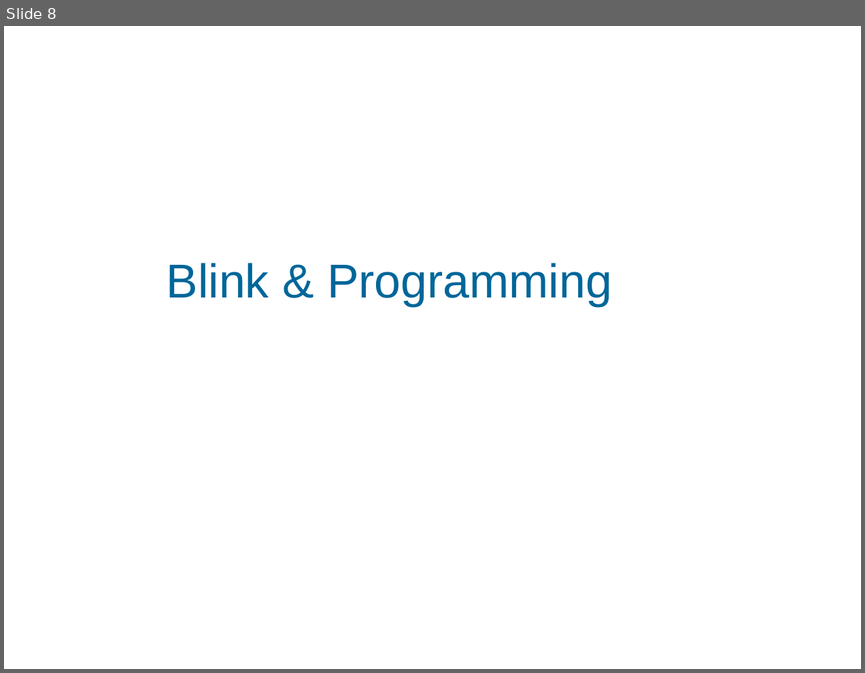
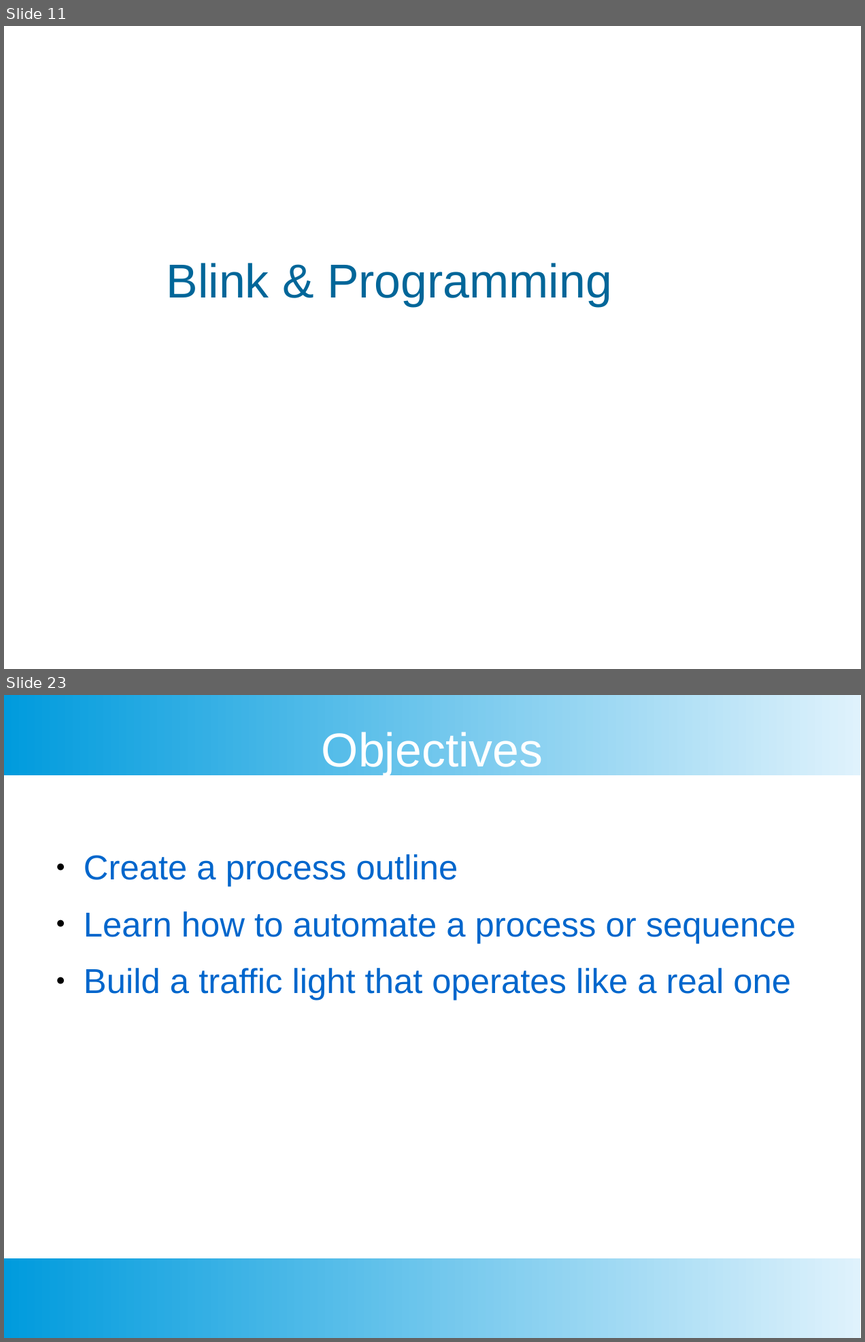
Before and after one commit to Casual-Endvrs/Arduino-101-Manual, a slide deck: 1 - LED/1-class_presentation.odp. Shown one above the other, each under a label of ours: slide 8 before the commit, slides 11 and 23 after it; the slides between them are not shown. The pictures are 865x673 and 865x1342 pixels, drawn with LibreOffice and Linux fonts; fonts in the diff are those of the drawing; background and template pictures are left out. Boxes give left, top, right and bottom in pixels: in the first picture for what was removed or moved away, otherwise in the second. Text is boxed around its words. In the diff, an @@ line names an element or a change of style, - is before the commit and + after.

```diff
--- a/1 - LED/1-class_presentation.odp
+++ b/1 - LED/1-class_presentation.odp
@@ slide 23 added at <box>4,695,861,1338</box>, background #FFFFFF @@
@@ rectangle added at <box>4,695,861,775</box>, fill gradient #DFF2FC to #009BDD @@
@@ title added at <box>322,728,543,775</box>, 44 pt, text #FFFFFF @@
+Objectives
@@ text added at <box>84,854,796,1000</box>, 32 pt, text #0066CC @@
+● Create a process outline
+● Learn how to automate a process or sequence
+● Build a traffic light that operates like a real one
@@ rectangle added at <box>4,1258,861,1338</box>, fill gradient #DFF2FC to #009BDD @@
@@ what was slide 8 is now slide 11 @@
```
Also in this commit, not shown: 6 slides changed, 39 other slides added, 2 slides removed, 7 other files.
